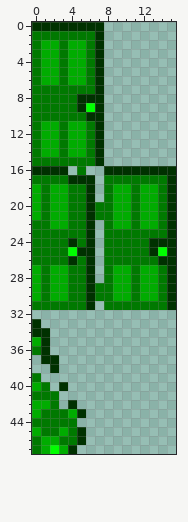
Pixel-art file: res/assets/ase/door.aseprite. The first picture shows the starting point.
16x48 pixels, 1 frame.
Now the later version:
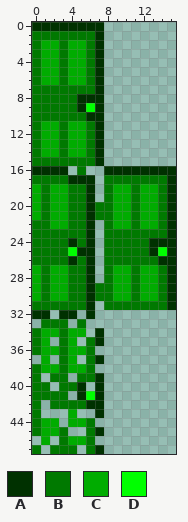
Palette (. is transparent): A #003100  B #007900  C #00ac00  D #00ff00
Changes in this commit:
{"y":32,"x":0,"old":"..","new":"AA"}
{"y":32,"x":3,"old":"..","new":"AA"}
{"y":32,"x":6,"old":".","new":"A"}
{"y":33,"x":0,"old":"A...","new":".BBB"}
{"y":33,"x":5,"old":".","new":"B"}
{"y":34,"x":0,"old":"AA....","new":"BCCBCC"}
{"y":34,"x":7,"old":".","new":"A"}
{"y":35,"x":0,"old":"CA","new":"BC"}
{"y":35,"x":3,"old":"..","new":"BC"}
{"y":35,"x":6,"old":"..","new":"BA"}
{"y":36,"x":1,"old":"A.....","new":"CCBCCB"}
{"y":37,"x":1,"old":"AA..","new":"C.BC"}
{"y":37,"x":6,"old":"..","new":"BA"}
{"y":38,"x":0,"old":"..A....","new":"BCCBCCB"}
{"y":39,"x":2,"old":"..","new":"BB"}
{"y":39,"x":5,"old":"...","new":"BBA"}
{"y":40,"x":0,"old":"C","new":"B"}
{"y":40,"x":3,"old":"A..","new":"BBA"}
{"y":40,"x":7,"old":".","new":"A"}
{"y":41,"x":3,"old":".","new":"B"}
{"y":41,"x":5,"old":"...","new":"ADA"}
{"y":42,"x":0,"old":"CC","new":"B."}
{"y":42,"x":3,"old":".A...","new":"BBBAA"}
{"y":43,"x":0,"old":"CBBB","new":"B..."}
{"y":43,"x":5,"old":"A","new":"."}
{"y":43,"x":7,"old":".","new":"A"}
{"y":44,"x":1,"old":"BBBB..","new":"CC.CCB"}
{"y":45,"x":0,"old":"CBBCBA..","new":"BCCB..BA"}
{"y":46,"x":0,"old":"B","new":"."}
{"y":46,"x":2,"old":"C","new":"."}
{"y":46,"x":4,"old":"BA.","new":"CCB"}
{"y":47,"x":1,"old":"CDCA","new":".BBB"}
{"y":47,"x":6,"old":"..","new":"BA"}
{"label":"changed","picture_box":[32,310,104,454]}
